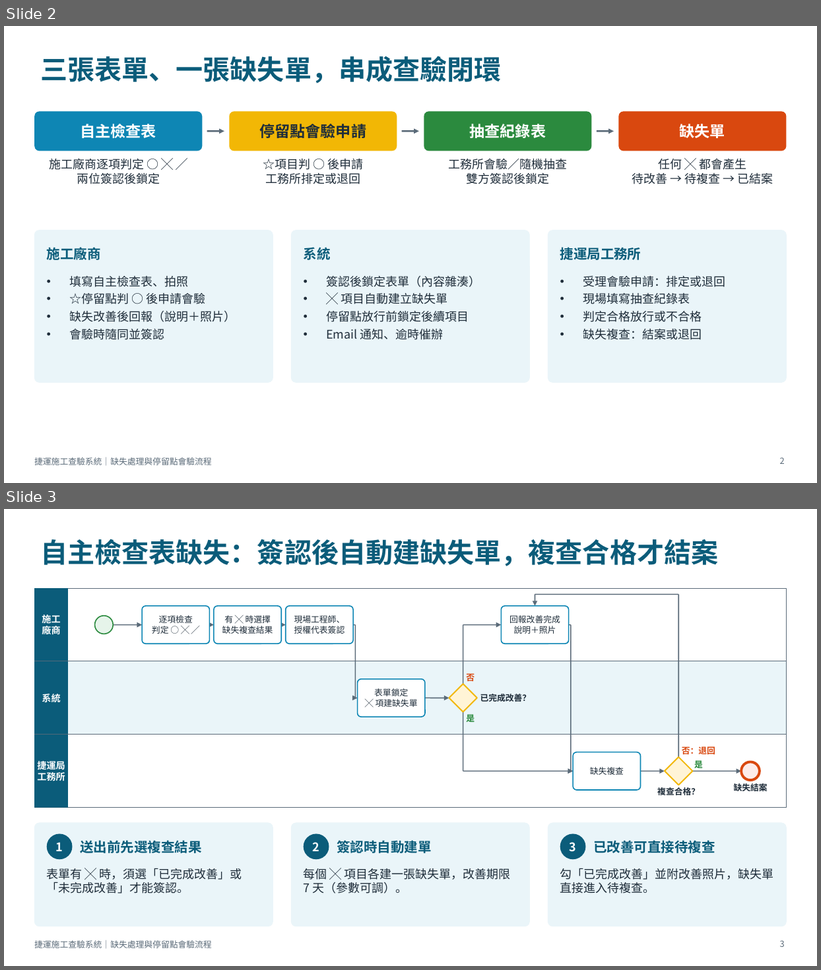
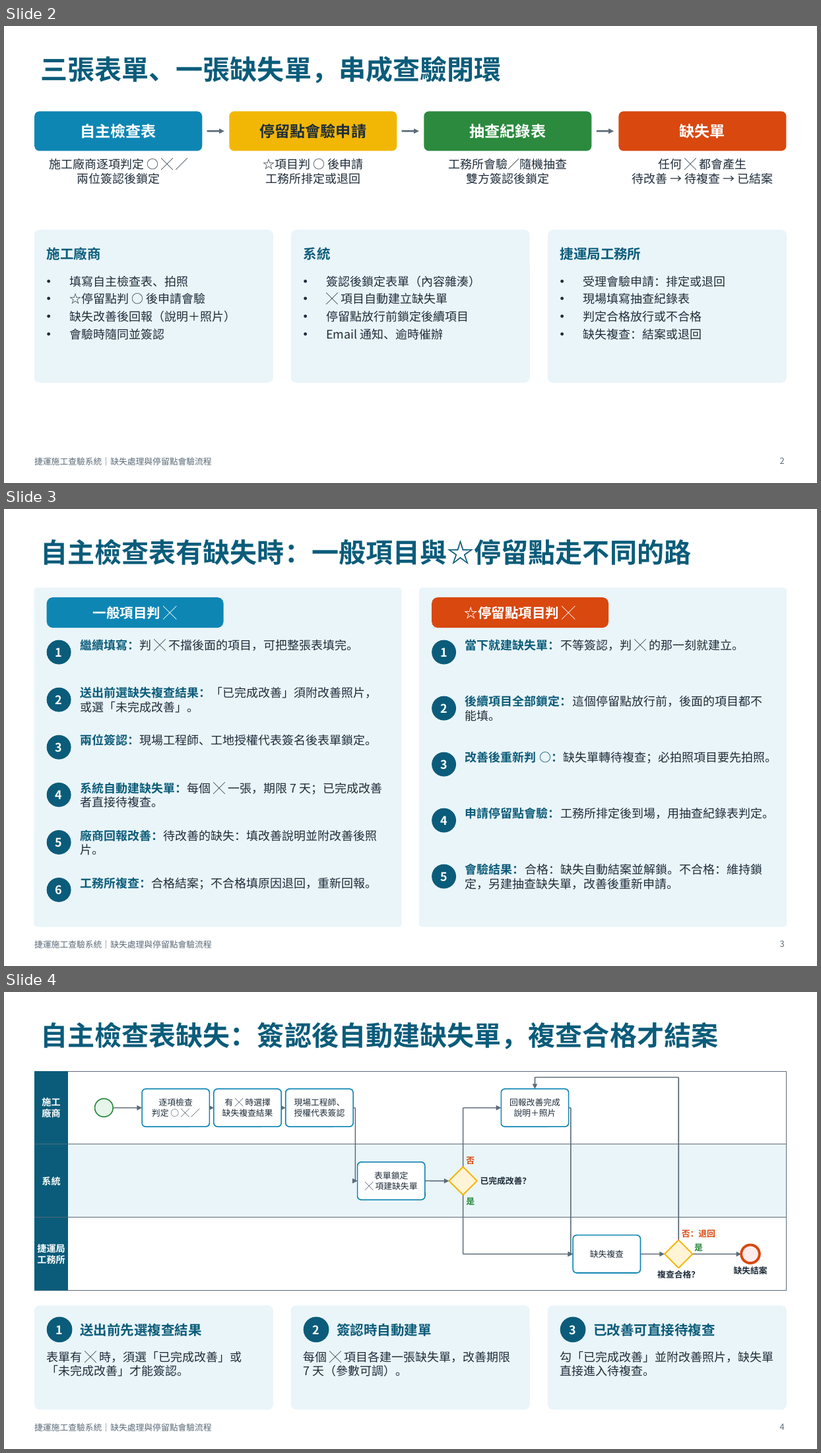
Before and after one commit to brianchou7310/MRT-Construction-QMS, a slide deck: 捷運施工查驗系統_缺失與停留點流程說明.pptx. Shown one above the other, each under a label of ours: slides 2 and 3 before the commit, slides 2, 3 and 4 after it. The pictures are 821x970 and 821x1453 pixels, drawn with LibreOffice and Linux fonts; fonts in the diff are those of the drawing. Boxes give left, top, right and bottom in pixels: in the first picture for what was removed or moved away, otherwise in the second. Text is boxed around its words. In the diff, an @@ line names an element or a change of style, - is before the commit and + after.

```diff
--- a/捷運施工查驗系統_缺失與停留點流程說明.pptx
+++ b/捷運施工查驗系統_缺失與停留點流程說明.pptx
@@ slide 3 added at bbox=[4, 509, 817, 966], background #FFFFFF; not listed: 1 template element that a slide beside it also shows @@
@@ title added at bbox=[40, 539, 691, 565], 32 pt, text #0B5C7A, bold @@
+自主檢查表有缺失時：一般項目與☆停留點走不同的路
@@ rounded rectangle added at bbox=[34, 588, 401, 927], fill #EAF5F9, outline #EAF5F9 1 pt @@
@@ rounded rectangle added at bbox=[47, 597, 224, 628], fill #0E86B4, 16 pt, text #FFFFFF, bold @@
+一般項目判 ╳
@@ rounded rectangle added at bbox=[420, 588, 787, 927], fill #EAF5F9, outline #EAF5F9 1 pt @@
@@ rounded rectangle added at bbox=[432, 597, 609, 628], fill #D9480F, 16 pt, text #FFFFFF, bold @@
+☆停留點項目判 ╳
@@ ellipse added at bbox=[47, 640, 71, 665], fill #0B5C7A, 14 pt, text #FFFFFF, bold @@
+1
@@ text added at bbox=[80, 639, 359, 651], 14 pt, text #1F2D3A @@
+繼續填寫：判 ╳ 不擋後面的項目，可把整張表填完。
@@ ellipse added at bbox=[432, 640, 456, 665], fill #0B5C7A, 14 pt, text #FFFFFF, bold @@
+1
@@ text added at bbox=[465, 639, 744, 651], 14 pt, text #1F2D3A @@
+當下就建缺失單：不等簽認，判 ╳ 的那一刻就建立。
@@ text added at bbox=[80, 687, 377, 713], 14 pt, text #1F2D3A @@
+送出前選缺失複查結果：「已完成改善」須附改善照片，或選「未完成改善」。
@@ ellipse added at bbox=[47, 688, 71, 712], fill #0B5C7A, 14 pt, text #FFFFFF, bold @@
+2
@@ ellipse added at bbox=[432, 696, 456, 721], fill #0B5C7A, 14 pt, text #FFFFFF, bold @@
+2
@@ text added at bbox=[465, 695, 762, 722], 14 pt, text #1F2D3A @@
+後續項目全部鎖定：這個停留點放行前，後面的項目都不能填。
@@ ellipse added at bbox=[47, 735, 71, 760], fill #0B5C7A, 14 pt, text #FFFFFF, bold @@
+3
@@ text added at bbox=[80, 734, 377, 746], 14 pt, text #1F2D3A @@
+兩位簽認：現場工程師、工地授權代表簽名後表單鎖定。
@@ ellipse added at bbox=[432, 753, 456, 777], fill #0B5C7A, 14 pt, text #FFFFFF, bold @@
+3
@@ text added at bbox=[465, 752, 777, 764], 14 pt, text #1F2D3A @@
+改善後重新判 ○：缺失單轉待複查；必拍照項目要先拍照。
@@ ellipse added at bbox=[47, 783, 71, 807], fill #0B5C7A, 14 pt, text #FFFFFF, bold @@
+4
@@ text added at bbox=[80, 782, 383, 808], 14 pt, text #1F2D3A @@
+系統自動建缺失單：每個 ╳ 一張，期限 7 天；已完成改善者直接待複查。
@@ ellipse added at bbox=[432, 809, 456, 833], fill #0B5C7A, 14 pt, text #FFFFFF, bold @@
+4
@@ text added at bbox=[465, 807, 774, 819], 14 pt, text #1F2D3A @@
+申請停留點會驗：工務所排定後到場，用抽查紀錄表判定。
@@ ellipse added at bbox=[47, 830, 71, 855], fill #0B5C7A, 14 pt, text #FFFFFF, bold @@
+5
@@ text added at bbox=[80, 830, 377, 855], 14 pt, text #1F2D3A @@
+廠商回報改善：待改善的缺失：填改善說明並附改善後照片。
@@ ellipse added at bbox=[432, 865, 456, 889], fill #0B5C7A, 14 pt, text #FFFFFF, bold @@
+5
@@ text added at bbox=[465, 863, 762, 890], 14 pt, text #1F2D3A @@
+會驗結果：合格：缺失自動結案並解鎖。不合格：維持鎖定，另建抽查缺失單，改善後重新申請。
@@ ellipse added at bbox=[47, 878, 71, 902], fill #0B5C7A, 14 pt, text #FFFFFF, bold @@
+6
@@ text added at bbox=[80, 877, 377, 890], 14 pt, text #1F2D3A @@
+工務所複查：合格結案；不合格填原因退回，重新回報。
@@ page number added at bbox=[780, 941, 785, 947], 10 pt, text #5B6B79 @@
+3
@@ what was slide 3 is now slide 4 @@
@@ page number at bbox=[780, 1424, 785, 1430]: text changed @@
-3
+4
```
Also in this commit, not shown: 3 slides changed, 1 other file.
